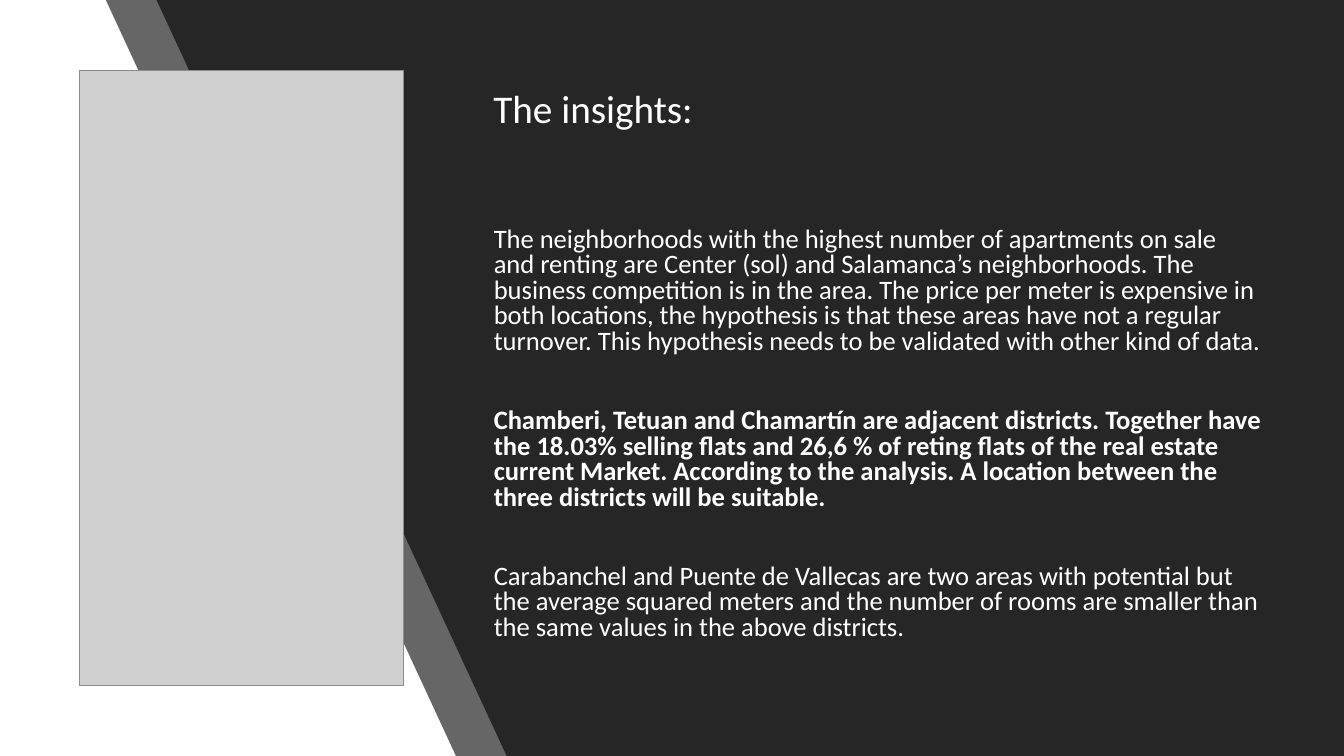
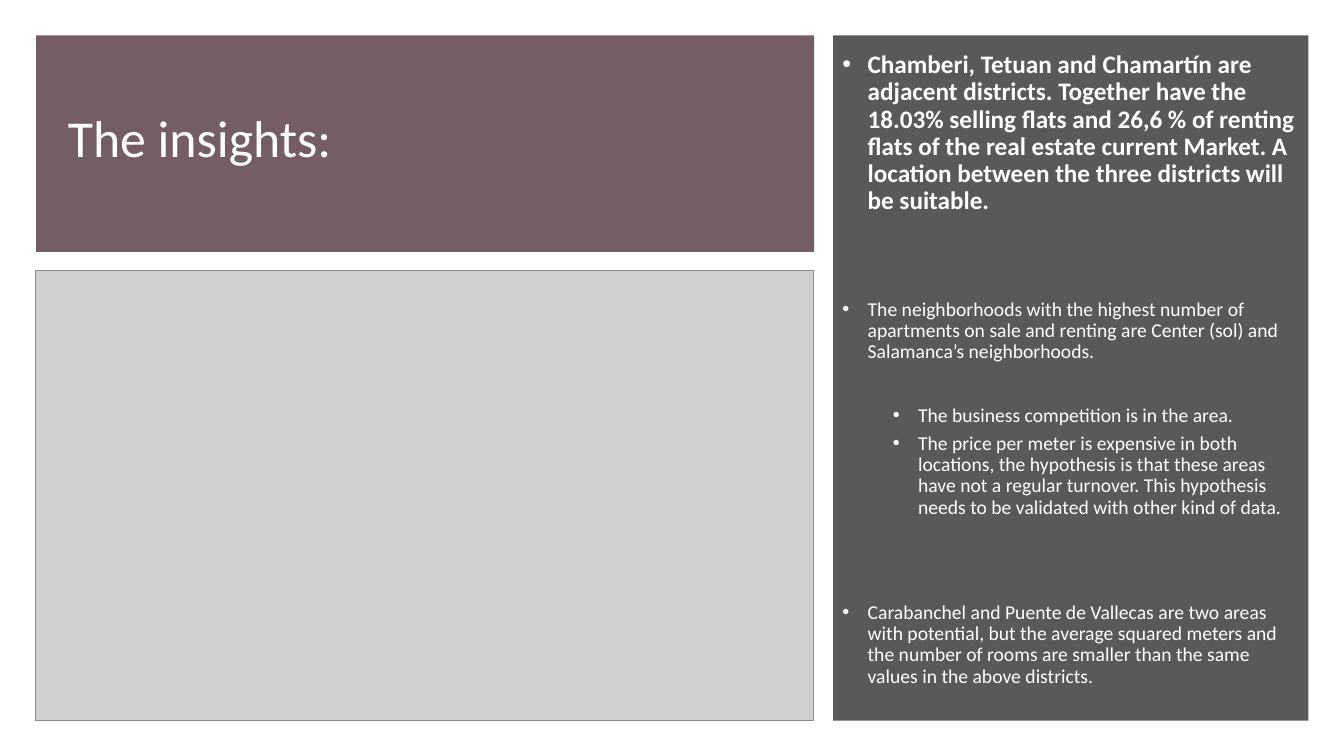
Before and after one commit to isra-st/NewPoPUpStore, a slide deck: slide 5 of New PopUpStore.pptx (slide 15 before the commit). Drawn at 1344x756 pixels with LibreOffice and Linux fonts; fonts in the diff are those of the drawing; grey boxes stand for pictures. Boxes give left, top, right and bottom in pixels: in the first picture for what was removed or moved away, otherwise in the second. Text is boxed around its words. In the diff, an @@ line names an element or a change of style, - is before the commit and + after.

```diff
--- a/New PopUpStore.pptx
+++ b/New PopUpStore.pptx
@@ background #000000 to #FFFFFF @@
@@ rectangle removed at [0, 0, 1344, 756] @@
@@ freeform shape removed at [106, 0, 1343, 756] @@
@@ freeform shape removed at [156, 0, 1344, 756] @@
@@ rectangle added at [36, 35, 815, 252], fill #6D555D at 95% opacity @@
@@ title "The insights:": place and size @@
-title "The insights:" at [493, 95, 692, 130]
+title "The insights:" at [68, 121, 332, 166]
@@ title "The insights:" at [68, 121, 332, 166]: size 28 to 37 pt @@
@@ text "Chamberi, Tetuan and Chamartín are ..." at [868, 55, 1294, 683]: vertical alignment top to middle @@
@@ rectangle added at [833, 35, 1309, 721], fill #595959 @@
@@ text at [868, 55, 1294, 683]: text changed; size 19 to 14 pt @@
-The neighborhoods with the highest number of apartments on sale and renting are Center (sol) and Salamanca’s neighborhoods. The business competition is in the area. The price per meter is expensive in both locations, the hypothesis is that these areas have not a regular turnover. This hypothesis needs to be validated with other kind of data.
-Chamberi, Tetuan and Chamartín are adjacent districts. Together have the 18.03% selling flats and 26,6 % of reting flats of the real estate current Market. According to the analysis. A location between the three districts will be suitable.
-Carabanchel and Puente de Vallecas are two areas with potential but the average squared meters and the number of rooms are smaller than the same values in the above districts.
+• Chamberi, Tetuan and Chamartín are adjacent districts. Together have the 18.03% selling flats and 26,6 % of renting flats of the real estate current Market. A location between the three districts will be suitable.
+• The neighborhoods with the highest number of apartments on sale and renting are Center (sol) and Salamanca’s neighborhoods.
+  • The business competition is in the area.
+  • The price per meter is expensive in both locations, the hypothesis is that these areas have not a regular turnover. This hypothesis needs to be validated with other kind of data.
+• Carabanchel and Puente de Vallecas are two areas with potential, but the average squared meters and the number of rooms are smaller than the same values in the above districts.
@@ picture removed at [80, 71, 403, 685] @@
@@ picture added at [35, 271, 814, 721] @@
```
Also in this commit, not shown: 3 other slides changed, 1 slide added, 7 slides removed.
